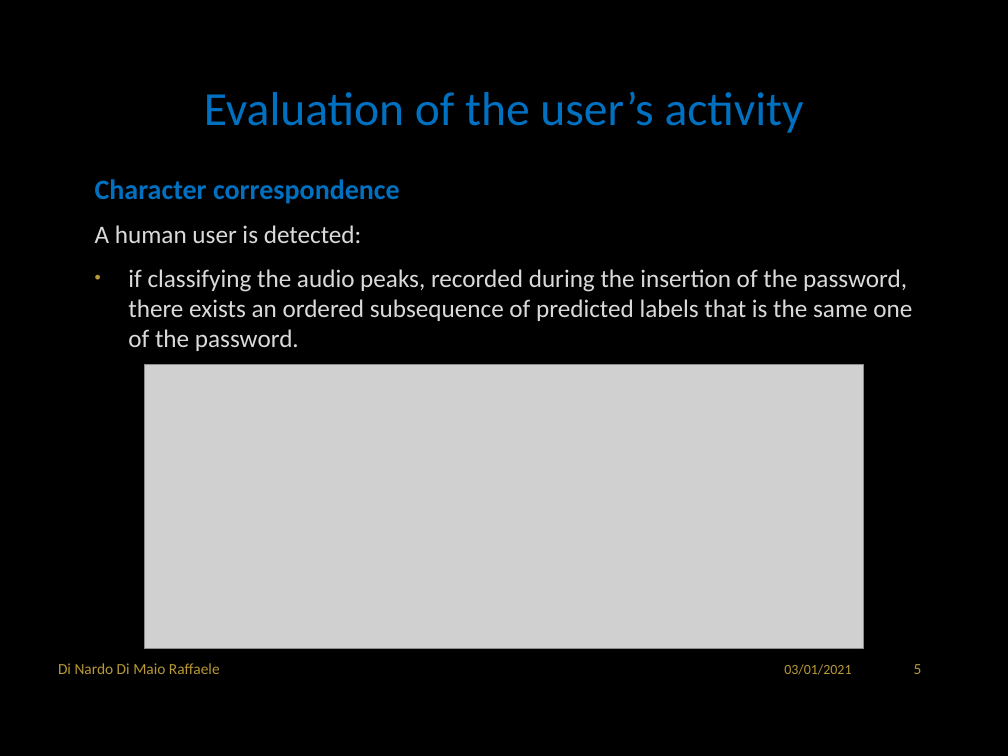
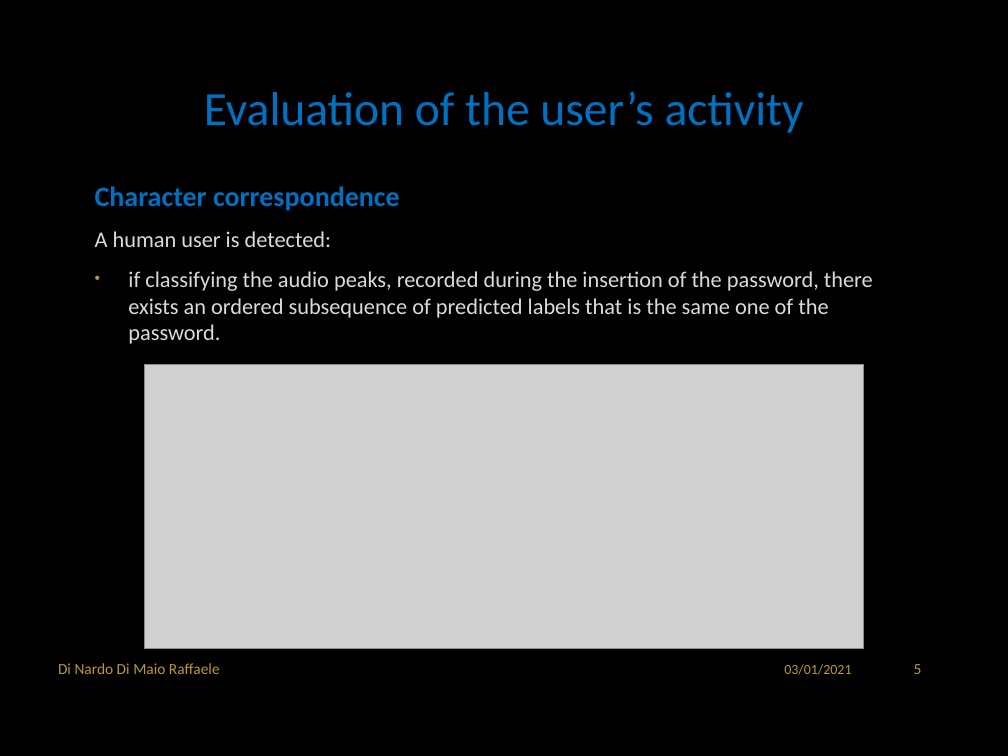
Before and after one commit to RaffaDNDM/AcCAPPCHA, a slide deck: slide 6 of Thesis/AcCAPPCHA.pptx. Drawn at 1008x756 pixels with LibreOffice and Linux fonts; fonts in the diff are those of the drawing; grey boxes stand for pictures; background and template pictures are left out. Boxes give left, top, right and bottom in pixels: in the first picture for what was removed or moved away, otherwise in the second. Text is boxed around its words. In the diff, an @@ line names an element or a change of style, - is before the commit and + after.

```diff
--- a/Thesis/AcCAPPCHA.pptx
+++ b/Thesis/AcCAPPCHA.pptx
@@ text at (95,231,873,344): size 18 to 16 pt in "A human user is detected:", "if classifying the audio peaks, recorded during ..." @@
```
Also in this commit, not shown: 2 other slides changed.
